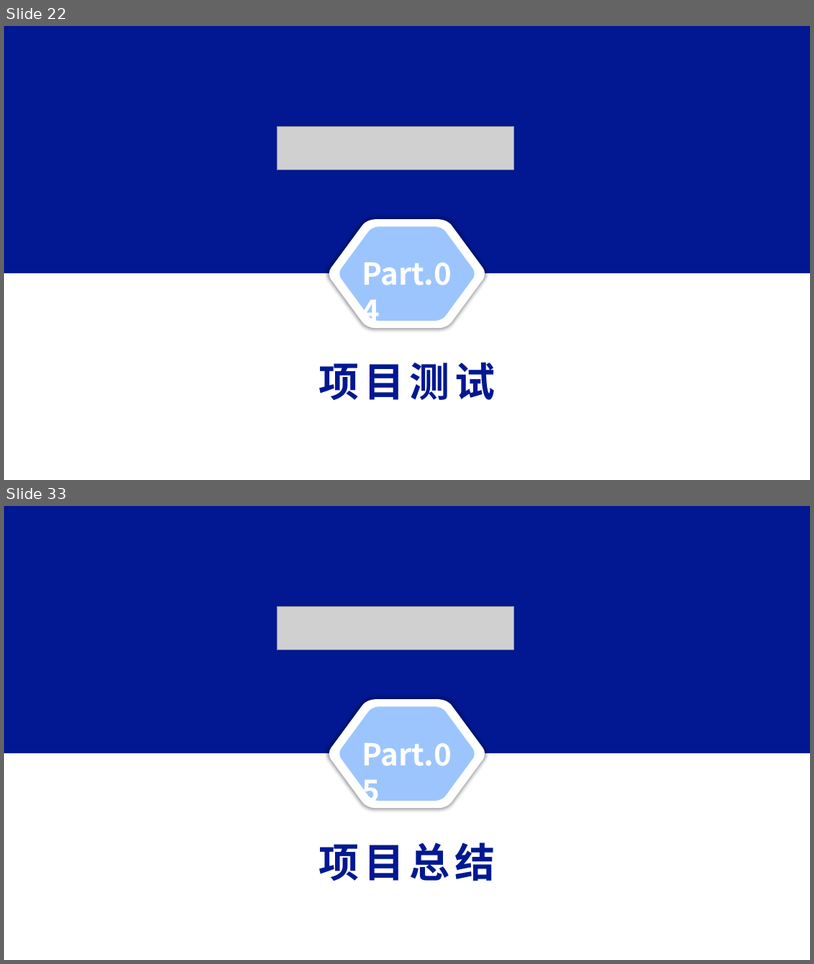
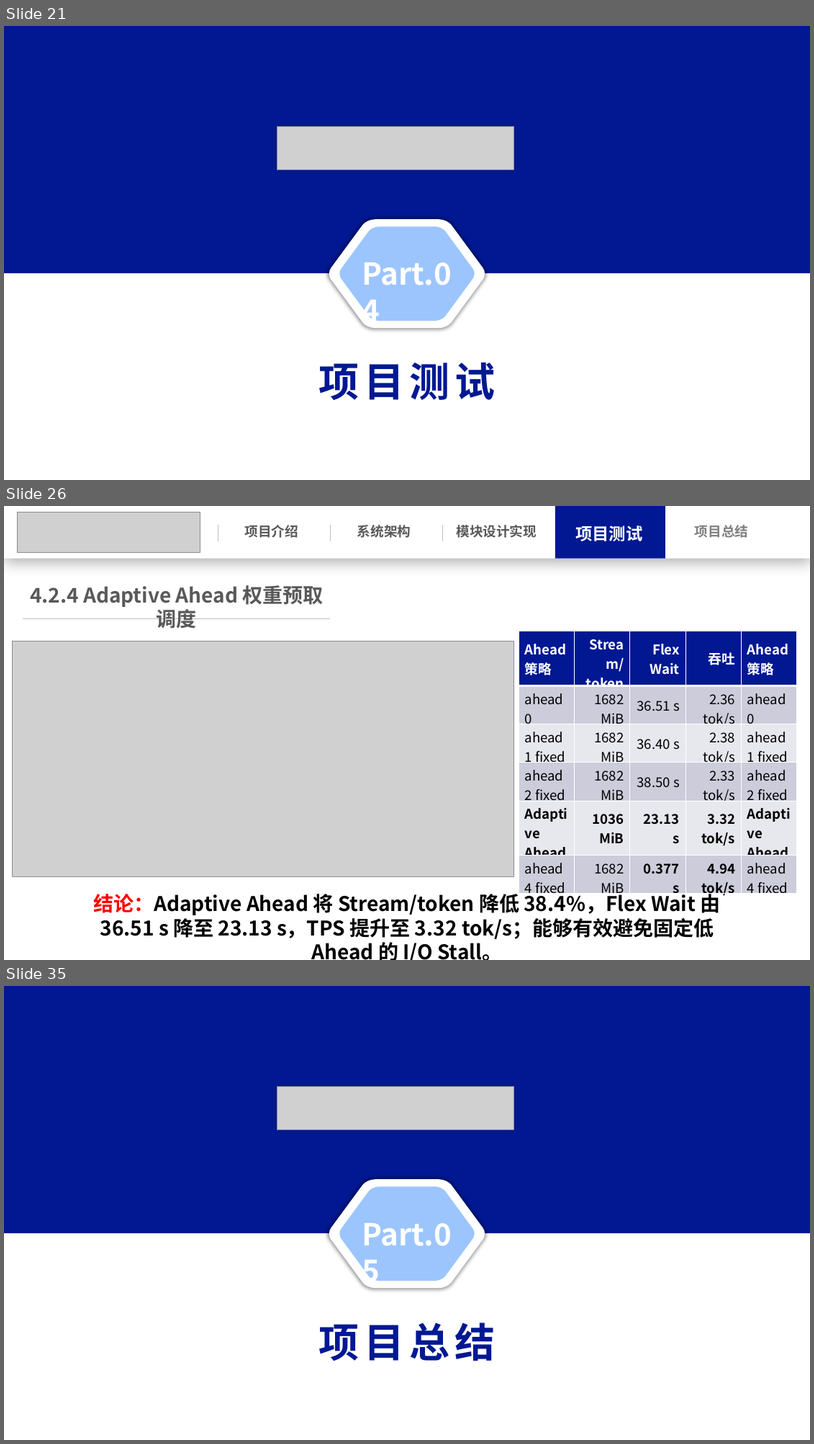
Before and after one commit to Leslie-1341/llama.cpp, a slide deck: docs/操作系统功能赛.pptx. Shown one above the other, each under a label of ours: slides 22 and 33 before the commit, slides 21, 26 and 35 after it; the slides between them are not shown. The pictures are 814x964 and 814x1444 pixels, drawn with LibreOffice and Linux fonts; fonts in the diff are those of the drawing; grey boxes stand for pictures. Boxes give left, top, right and bottom in pixels: in the first picture for what was removed or moved away, otherwise in the second. Text is boxed around its words. In the diff, an @@ line names an element or a change of style, - is before the commit and + after.

```diff
--- a/docs/操作系统功能赛.pptx
+++ b/docs/操作系统功能赛.pptx
@@ slide 26 added at (x1=4, y1=506, x2=810, y2=960), background #FFFFFF @@
@@ rectangle added at (x1=4, y1=506, x2=810, y2=559), fill #FFFFFF @@
@@ picture added at (x1=17, y1=512, x2=200, y2=553) @@
@@ line added from (218, 525) to (218, 541), #BFBFBF 0.5 pt @@
@@ text added at (x1=245, y1=525, x2=298, y2=538), 16 pt, text #595959, bold @@
+项目介绍
@@ line added from (331, 525) to (331, 541), #BFBFBF 0.5 pt @@
@@ text added at (x1=358, y1=525, x2=411, y2=538), 16 pt, text #595959, bold @@
+系统架构
@@ line added from (443, 525) to (443, 541), #BFBFBF 0.5 pt @@
@@ text added at (x1=457, y1=525, x2=538, y2=538), 16 pt, text #595959, bold @@
+模块设计实现
@@ rectangle added at (x1=556, y1=506, x2=666, y2=559), fill #011892 @@
@@ text added at (x1=576, y1=525, x2=643, y2=541), 20 pt, text #FFFFFF, bold @@
+项目测试
@@ text added at (x1=695, y1=525, x2=748, y2=538), 16 pt, text #808080, bold @@
+项目总结
@@ text added at (x1=30, y1=585, x2=323, y2=628), 24 pt, text #595959, bold @@
+4.2.4 Adaptive Ahead 权重预取调度
@@ line added from (23, 618) to (331, 618), #BFBFBF 0.5 pt @@
@@ table added at (x1=520, y1=631, x2=797, y2=900), 6 rows, 5 columns @@
+Ahead 策略 | Stream/token | Flex Wait | 吞吐 | Ahead 策略
+ahead0 | 1682 MiB | 36.51 s | 2.36 tok/s | ahead0
+ahead1 fixed | 1682 MiB | 36.40 s | 2.38 tok/s | ahead1 fixed
+ahead2 fixed | 1682 MiB | 38.50 s | 2.33 tok/s | ahead2 fixed
+Adaptive Ahead | 1036 MiB | 23.13 s | 3.32 tok/s | Adaptive Ahead
+ahead4 fixed | 1682 MiB | 0.377 s | 4.94 tok/s | ahead4 fixed
@@ picture added at (x1=13, y1=641, x2=514, y2=876) @@
@@ text added at (x1=93, y1=890, x2=721, y2=960), 24 pt, text #000000, bold @@
+结论：Adaptive Ahead 将 Stream/token 降低 38.4%，Flex Wait 由 36.51 s 降至 23.13 s，TPS 提升至 3.32 tok/s；能够有效避免固定低 Ahead 的 I/O Stall。
@@ what was slide 22 is now slide 21 @@
@@ what was slide 33 is now slide 35 @@
```
Also in this commit, not shown: 23 slides changed, 6 other slides added, 5 slides removed, 30 other files.
